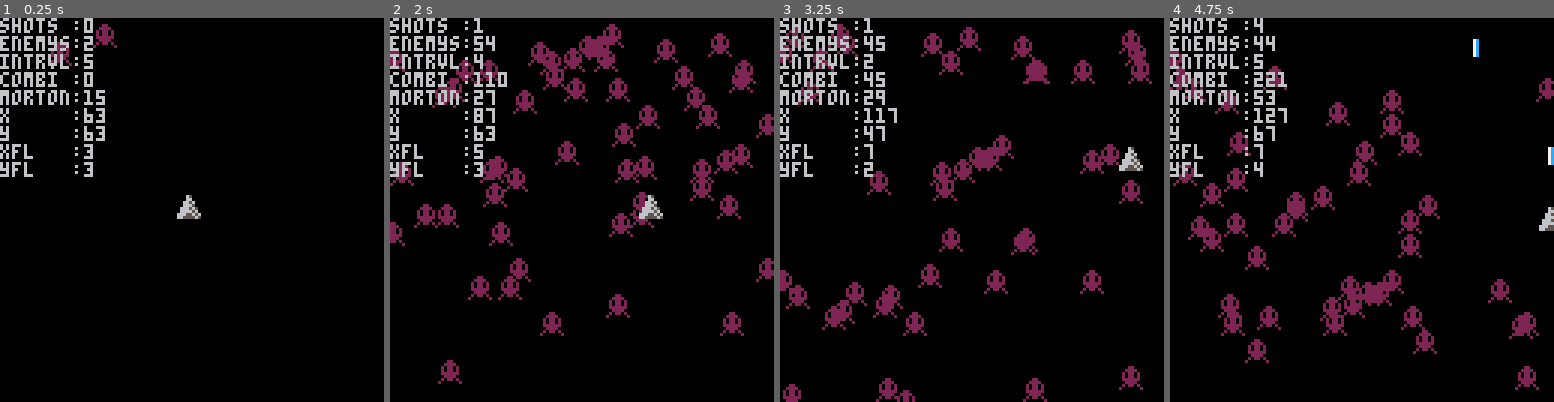
Above: before the commit, frames 1-4 (left to right).
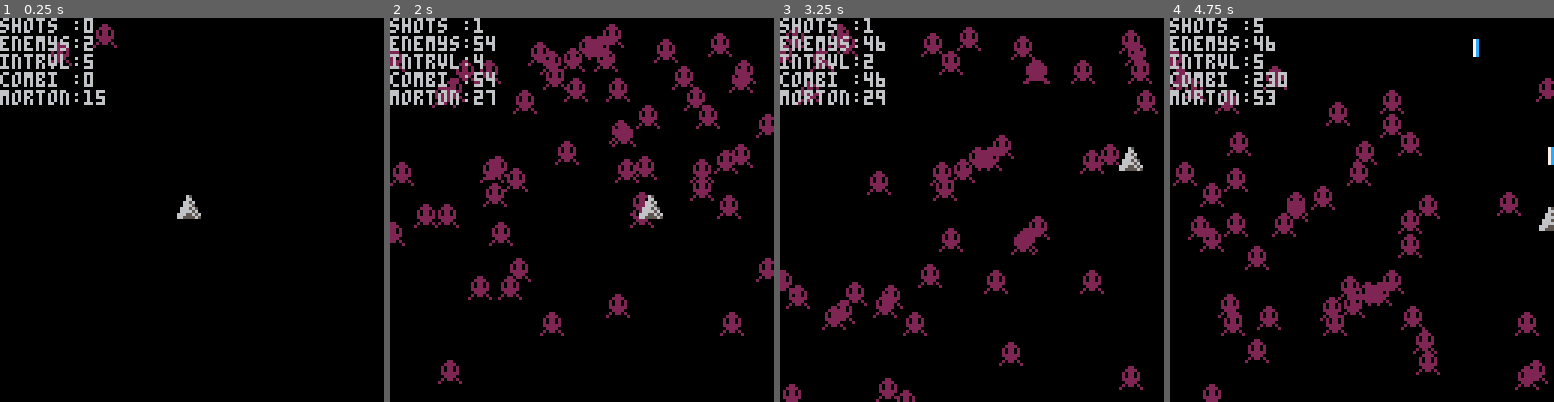
Above: after the commit, the same moments.

Repository: honeniq/shoot
Game: PICO-8 cartridge carts/shoot.p8
Same seed, same stepped clock (60 frames per second), same inputs: the game is played once before the commit and once after it.
Inputs:
- Up to frame 1 (0.25 s): no input
- Up to frame 2 (2 s): tap X (X key) at 0.33, 1.07, 1.85 s; tap O (Z key) at 0.7, 1.7 s; hold Right from 1.6 s (still down)
- Up to frame 3 (3.25 s): release Right at 2.1 s; tap O (Z key) at 2.1, 2.5, 2.9 s; hold Up 2.15-2.42 s; hold Right 2.47-3.03 s; tap X (X key) at 2.97 s; hold Left from 3.08 s (still down)
- Up to frame 4 (4.75 s): tap O (Z key) every 0.4 s from 3.3 to 4.5 s; release Left at 3.58 s; hold Down 3.63-3.97 s; hold Right 4.02-4.68 s; tap X (X key) at 4.08 s; hold Up from 4.73 s (still down)

The runs differ from the first frame. In frame 1, 0.8% of the frame differs, in the area x 0-28%, y 23-42%; in frame 2, 1.3%; in frame 3, 1.8%; in frame 4, 1.9%, in the area x 0-99%, y 0-100%.

Commit message:
矩形で衝突判定するように変更

Diff:
--- a/carts/shoot.p8
+++ b/carts/shoot.p8
@@ -20,6 +20,8 @@
 
   obj.x = _x
   obj.y = _y
+  obj.colx = 4
+  obj.coly = 4
   obj.life = 1
   obj.sprite = 0
 
@@ -32,6 +34,15 @@
     local x = flr(self.x / GRID) + 1
     local y = flr(self.y / GRID) + 1
     return bor( BITSKIP[x], shl(BITSKIP[y], 1) )
+  end
+
+  function obj:col_square()
+    local sq = {}
+    sq.x1 = self.x - self.colx
+    sq.x2 = self.x + self.colx
+    sq.y1 = self.y - self.coly
+    sq.y2 = self.y + self.coly
+    return sq
   end
 
   return obj
@@ -99,6 +110,8 @@
   local this = __character:new(_x, _y)
   this.life = 50
   this.sprite = 5
+  this.colx = 1
+  this.coly = 4
 
   this.update = function(self)
     self.y -= 3
@@ -156,10 +169,19 @@
   end)
 end
 
+--function collide(obj1, obj2)
+--  return sqrt((obj1.x-obj2.x)^2 + (obj1.y-obj2.y)^2) < 4
+--end
+
 function collide(obj1, obj2)
-  return sqrt((obj1.x-obj2.x)^2 + (obj1.y-obj2.y)^2) < 4
-end
-
+  o1 = obj1:col_square()
+  o2 = obj2:col_square()
+  if(o1.x1 > o2.x1 and o1.x1 < o2.x2 and
+     o1.y1 > o2.y1 and o1.y1 < o2.y2) then return true end
+  if(o1.x2 > o2.x1 and o1.x2 < o2.x2 and
+     o1.y2 > o2.y1 and o1.y2 < o2.y2) then return true end
+  return false
+end
 
 function _init()
   pl = player.new()
@@ -184,10 +206,6 @@
   print("intrvl:" ..interval)
   print("combi :" ..count_combinations)
   print("morton:" ..pl:morton())
-  print("x     :" ..pl.x)
-  print("y     :" ..pl.y)
-  print("xfl   :" ..flr(pl.x/GRID))
-  print("yfl   :" ..flr(pl.y/GRID))
 end
 
 __gfx__
